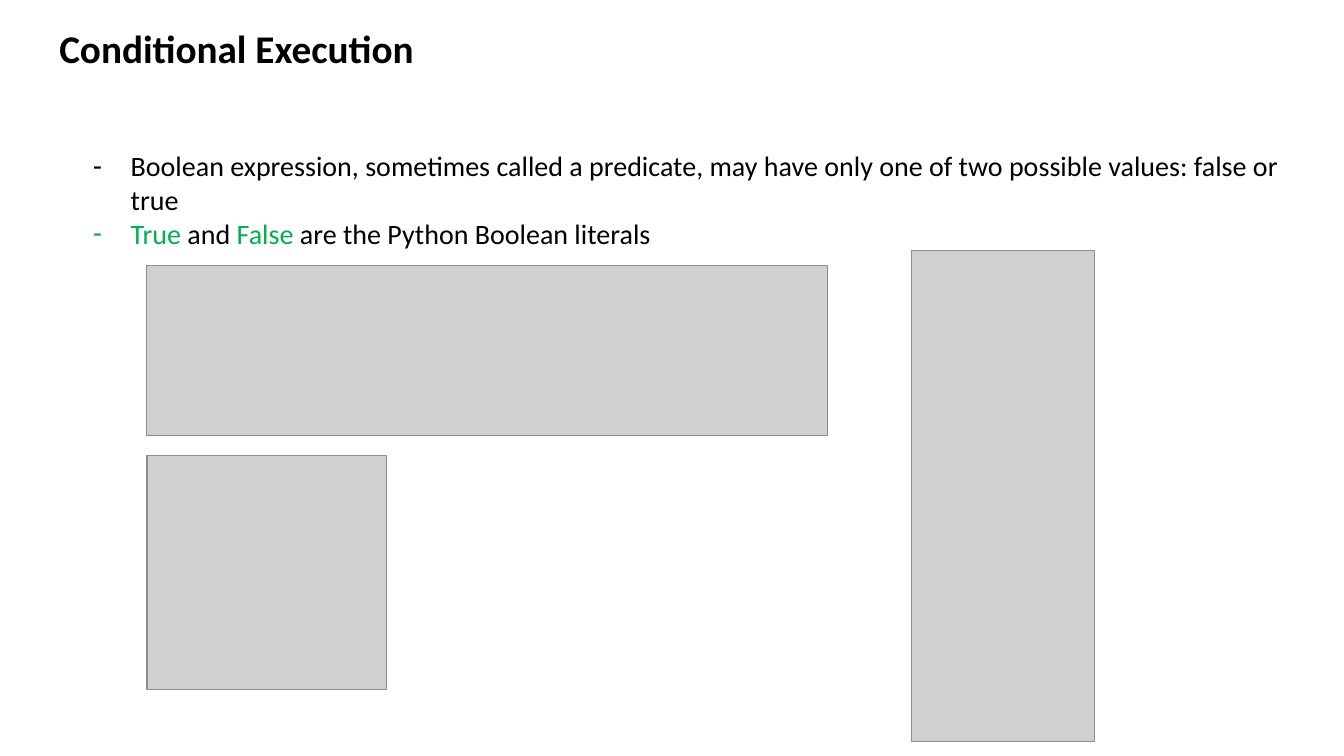
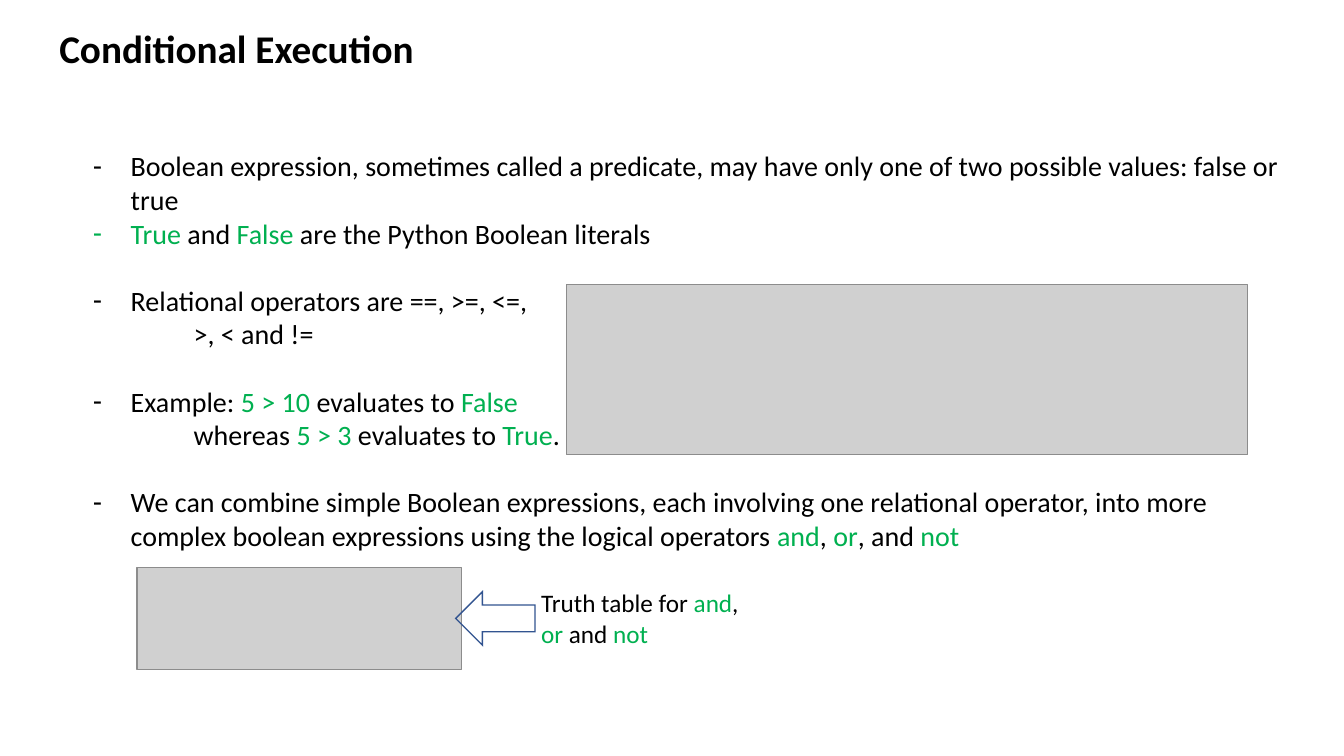
Before and after one commit to ashvani/PythonTraining, a slide deck: slide 8 of trainings_v1.pptx. Drawn at 1344x756 pixels with LibreOffice and Linux fonts; fonts in the diff are those of the drawing; grey boxes stand for pictures. Boxes give left, top, right and bottom in pixels: in the first picture for what was removed or moved away, otherwise in the second. Text is boxed around its words. In the diff, an @@ line names an element or a change of style, - is before the commit and + after.

```diff
--- a/trainings_v1.pptx
+++ b/trainings_v1.pptx
@@ picture removed at [911,250,1094,741] @@
@@ text at [131,291,1207,551]: paragraphs added @@
+  – Relational operators are ==, >=, <=,
+  >, < and !=
+  – Example: 5 > 10 evaluates to False
+  whereas 5 > 3 evaluates to True.
+  – We can combine simple Boolean expressions, each involving one relational operator, into more complex boolean expressions using the logical operators and, or, and not
@@ picture: place and size @@
-picture at [146,266,828,437]
+picture at [567,284,1248,455]
@@ picture removed at [147,456,387,690] @@
@@ picture added at [137,568,462,669] @@
@@ left arrow added at [456,592,535,645], outline #325491 1 pt @@
@@ text added at [541,594,739,643], 18 pt, text #000000 @@
+Truth table for and, or and not
```
Also in this commit, not shown: 2 slides added, 2 other files.
